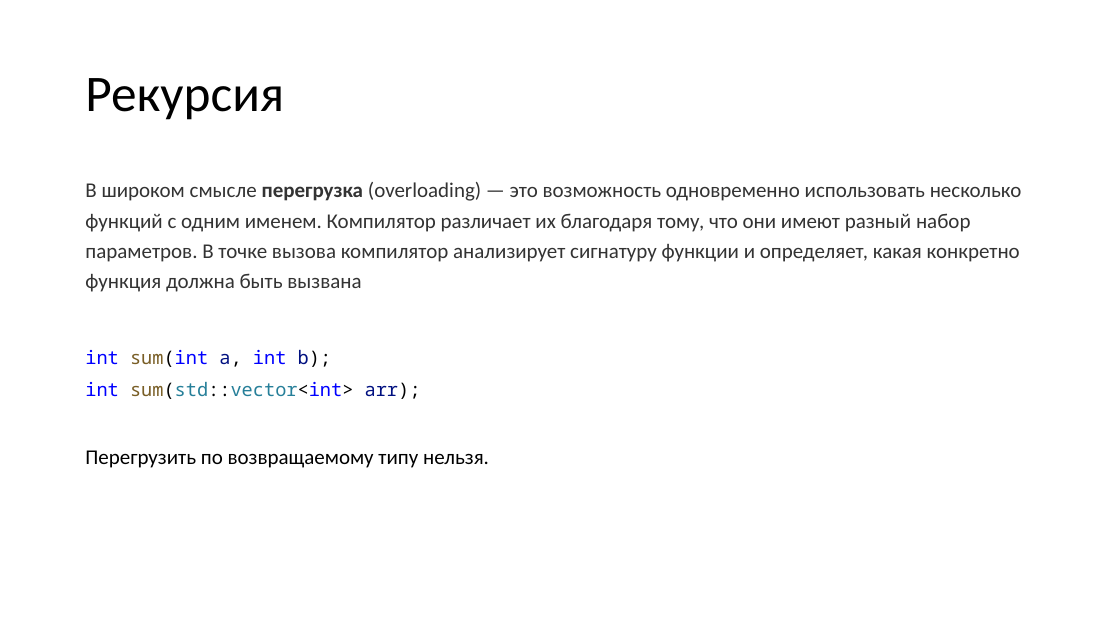
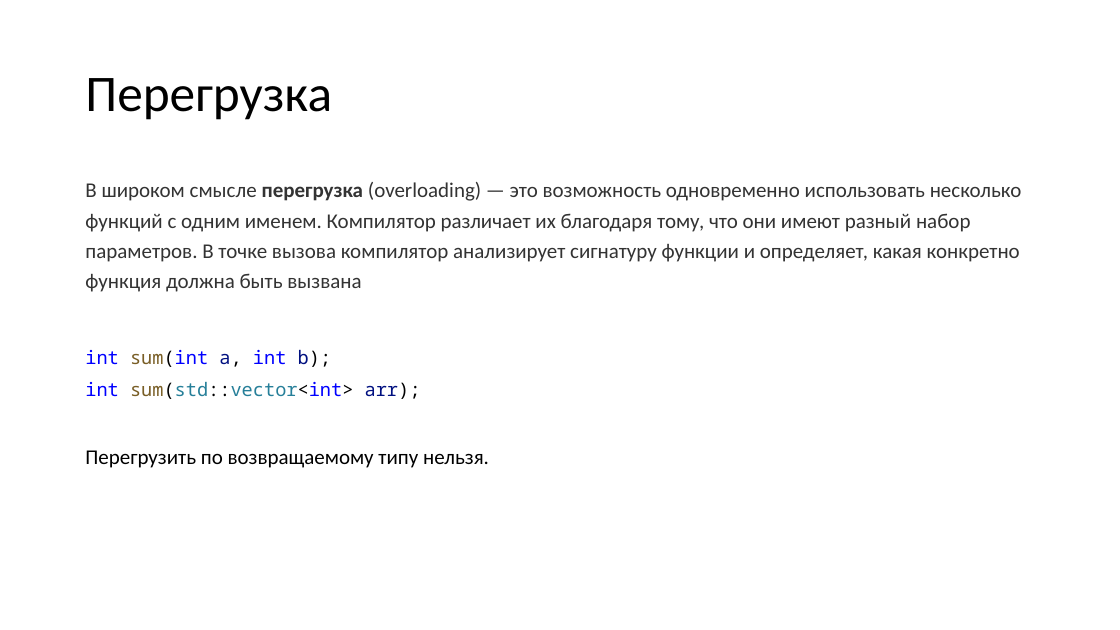
Before and after one commit to VladimirChabanov/alg_and_prog_zo, a slide deck: slide 135 of 01_lectures/lecture_01-02/presentation.pptx. Drawn at 1120x630 pixels with LibreOffice and Linux fonts; fonts in the diff are those of the drawing. Boxes give left, top, right and bottom in pixels: in the first picture for what was removed or moved away, otherwise in the second. Text is boxed around its words. In the diff, an @@ line names an element or a change of style, - is before the commit and + after.

```diff
--- a/01_lectures/lecture_01-02/presentation.pptx
+++ b/01_lectures/lecture_01-02/presentation.pptx
@@ title at <box>85,78,332,120</box>: text changed @@
-Рекурсия
+Перегрузка
```
Also in this commit, not shown: 3 other files.
